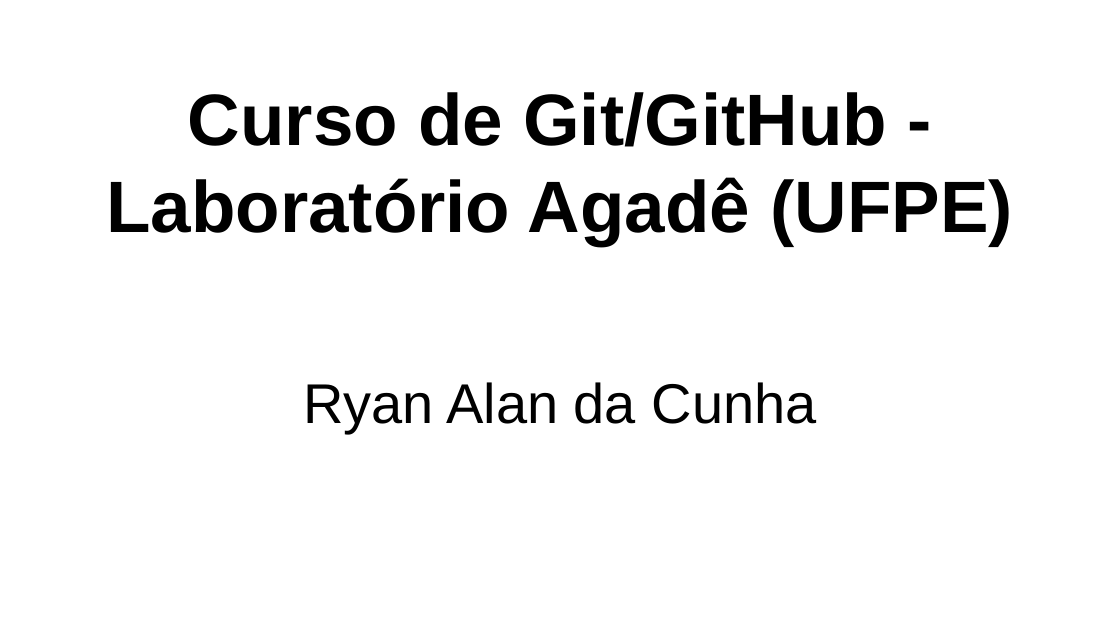
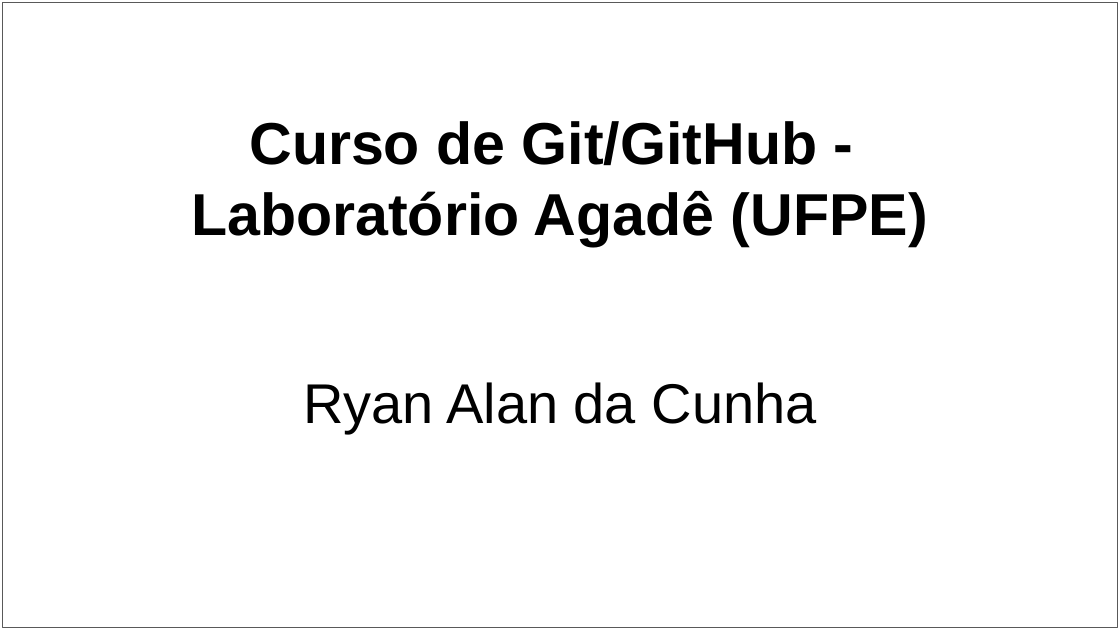
Before and after one commit to ryancunha13/Curso-Git-04, a slide deck: slide 1 of Materiais didáticos/Apresentação - Curso de Git_GitHub.pptx. Drawn at 1120x630 pixels with LibreOffice and Linux fonts; fonts in the diff are those of the drawing. Boxes give left, top, right and bottom in pixels: in the first picture for what was removed or moved away, otherwise in the second. Text is boxed around its words. In the diff, an @@ line names an element or a change of style, - is before the commit and + after.

Commit message:
Atualização materiais didáticos (01/08)
Atualizando os materiais didáticos do curso de Git/GitHub.

```diff
--- a/Materiais didáticos/Apresentação - Curso de Git_GitHub.pptx
+++ b/Materiais didáticos/Apresentação - Curso de Git_GitHub.pptx
@@ rectangle added at bbox=[2, 2, 1118, 627], fill #FFFFFF, outline #595959 0.75 pt @@
@@ title at bbox=[191, 121, 928, 246]: text changed; size 46.8 to 38 pt @@
-Curso de Git/GitHub - Laboratório Agadê (UFPE)
+Curso de Git/GitHub -
+Laboratório Agadê (UFPE)
```
Also in this commit, not shown: 38 other slides changed, 9 slides added, 3 other files.
